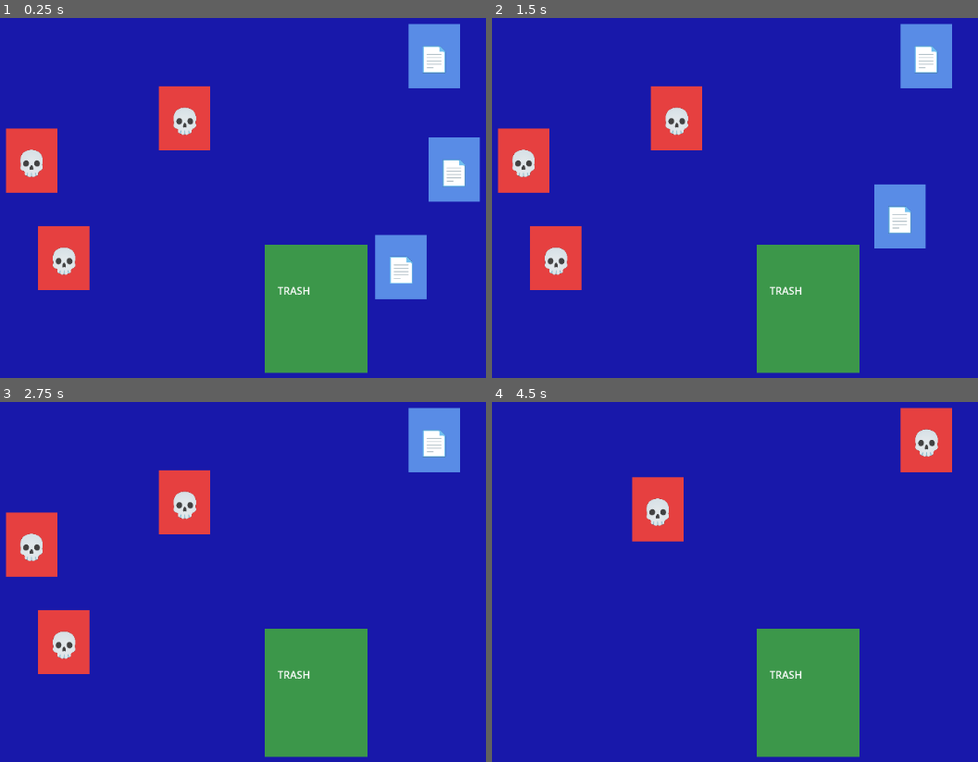
Above: before the commit, frames 1-4 (two rows, left to right).
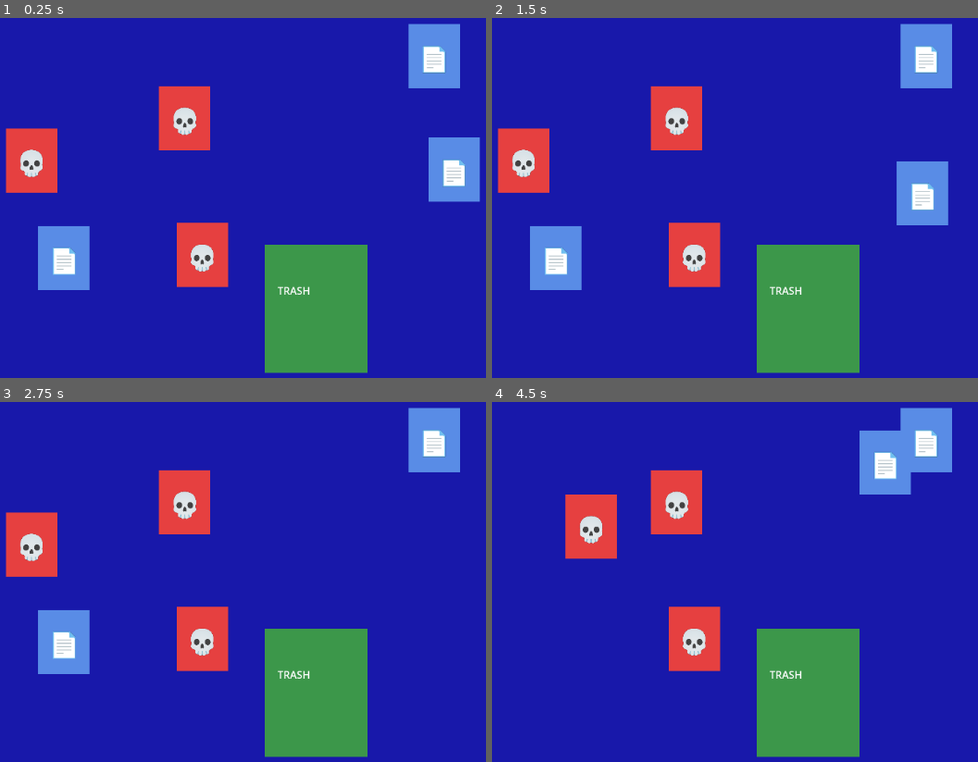
Above: after the commit, the same moments.

Repository: Vigoreum/prototype
Game: Godot game, scene res://scenes/minigame_3.tscn
The game is run twice, just before and just after one commit, with the same random seed, the same clock (stepped at 60 frames per second) and the same inputs. This scene is started directly instead of the project's main scene.
Inputs (mouse positions are in pixels of both pictures, inside the frame that each line leads up to):
- Up to frame 1 (0.25 s): no input
- Up to frame 2 (1.5 s): tap Enter (ui_accept) at 0.5, 1.25 s; drag from (895, 266) to (943, 169) at 0.52 s; drag from (943, 169) to (807, 309) at 1.27 s
- Up to frame 3 (2.75 s): move the mouse to (432, 441) at 2.02 s; hold Left (ui_left) from 2.03 s (still down); click (432, 441) at 2.17 s
- Up to frame 4 (4.5 s): release Left (ui_left) at 2.75 s; tap Enter (ui_accept) at 2.75 s; drag from (555, 643) to (676, 502) at 2.77 s; drag from (676, 502) to (924, 441) at 3.52 s; drag from (521, 546) to (924, 441) at 4.27 s

The runs differ from the first frame. In frame 1, 5.7% of the frame differs, in the area x 7-88%, y 56-79%; in frame 2, 6.5%; in frame 3, 3.8%; in frame 4, 9.5%, in the area x 15-95%, y 1-75%.

Commit message:
DELETE! minigame polish and improvements
- Files no longer spawn over the trash can area
- Prevent dragging multiple overlapping files at once
- Add smooth drag delay (lerp) for consistent feel with USB!

Diff:
--- a/scripts/file_item.gd
+++ b/scripts/file_item.gd
@@ -2,6 +2,8 @@
 
 @warning_ignore("unused_signal")
 signal dropped_in_trash(was_malware: bool)
+
+const DRAG_SMOOTHNESS: float = 0.15
 
 var is_malware: bool = false
 var is_being_dragged: bool = false
@@ -11,6 +13,7 @@
 
 @onready var visual: ColorRect = $Visual
 @onready var icon: Label = $Icon
+@onready var minigame: Node2D = get_tree().current_scene
 
 
 func _ready() -> void:
@@ -43,15 +46,20 @@
 
 
 func _start_drag() -> void:
+	if not minigame.try_grab_file():
+		print("Otro archivo ya está siendo arrastrado, ignorando clic")
+		return
+
 	is_being_dragged = true
 	drag_offset = global_position - get_global_mouse_position()
 	get_parent().move_child(self, -1)
 	print("Drag started. Offset: ", drag_offset)
 
 
-func _process(_delta: float) -> void:
+func _process(delta: float) -> void:
 	if is_being_dragged:
-		global_position = get_global_mouse_position() + drag_offset
+		var target_position: Vector2 = get_global_mouse_position() + drag_offset
+		global_position = global_position.lerp(target_position, DRAG_SMOOTHNESS * delta * 60.0)
 
 		if not Input.is_mouse_button_pressed(MOUSE_BUTTON_LEFT):
 			print("Mouse released, ending drag")
@@ -60,6 +68,7 @@
 
 func _end_drag() -> void:
 	is_being_dragged = false
+	minigame.release_grabbed_file()
 	print("Drag ended. Over trash: ", _is_over_trash_can())
 	if _is_over_trash_can():
 		_dispose()
--- a/scripts/minigame_3.gd
+++ b/scripts/minigame_3.gd
@@ -5,11 +5,15 @@
 const SPAWN_AREA_MIN: Vector2 = Vector2(80, 100)
 const SPAWN_AREA_MAX: Vector2 = Vector2(900, 480)
 const MIN_DISTANCE_BETWEEN_FILES: float = 110.0
+const TRASH_SPAWN_MARGIN: float = 80.0
 
 @onready var trash_can: Area2D = $TrashCan
 @onready var files_container: Node2D = $FilesContainer
 
 const FileItemScene: PackedScene = preload("res://scenes/file_item.tscn")
+
+# Estado global: indica si hay algún archivo siendo arrastrado
+var any_file_grabbed: bool = false
 
 
 func _ready() -> void:
@@ -37,17 +41,47 @@
 			randf_range(SPAWN_AREA_MIN.x, SPAWN_AREA_MAX.x),
 			randf_range(SPAWN_AREA_MIN.y, SPAWN_AREA_MAX.y)
 		)
+
+		if _is_position_over_trash(candidate):
+			continue
+
 		var is_valid: bool = true
 		for pos in existing:
 			if candidate.distance_to(pos) < MIN_DISTANCE_BETWEEN_FILES:
 				is_valid = false
 				break
+
 		if is_valid:
 			return candidate
-	return Vector2(
-		randf_range(SPAWN_AREA_MIN.x, SPAWN_AREA_MAX.x),
-		randf_range(SPAWN_AREA_MIN.y, SPAWN_AREA_MAX.y)
-	)
+
+	var fallback: Vector2
+	for attempt in 10:
+		fallback = Vector2(
+			randf_range(SPAWN_AREA_MIN.x, SPAWN_AREA_MAX.x),
+			randf_range(SPAWN_AREA_MIN.y, SPAWN_AREA_MAX.y)
+		)
+		if not _is_position_over_trash(fallback):
+			return fallback
+
+	return fallback
+
+
+func _is_position_over_trash(pos: Vector2) -> bool:
+	var collision: CollisionShape2D = trash_can.get_node("CollisionShape2D")
+	var shape: RectangleShape2D = collision.shape as RectangleShape2D
+
+	if shape == null:
+		return false
+
+	var trash_center: Vector2 = trash_can.position + collision.position
+	var half_size: Vector2 = shape.size / 2
+
+	var min_x: float = trash_center.x - half_size.x - TRASH_SPAWN_MARGIN
+	var max_x: float = trash_center.x + half_size.x + TRASH_SPAWN_MARGIN
+	var min_y: float = trash_center.y - half_size.y - TRASH_SPAWN_MARGIN
+	var max_y: float = trash_center.y + half_size.y + TRASH_SPAWN_MARGIN
+
+	return pos.x > min_x and pos.x < max_x and pos.y > min_y and pos.y < max_y
 
 
 func _spawn_file(spawn_position: Vector2, is_malware: bool) -> void:
@@ -55,3 +89,17 @@
 	files_container.add_child(file_instance)
 	file_instance.position = spawn_position
 	file_instance.setup(is_malware, trash_can)
+
+
+# ===== Control global de arrastre =====
+
+func try_grab_file() -> bool:
+	# Devuelve true si el archivo puede agarrarse, false si ya hay uno agarrado
+	if any_file_grabbed:
+		return false
+	any_file_grabbed = true
+	return true
+
+
+func release_grabbed_file() -> void:
+	any_file_grabbed = false
